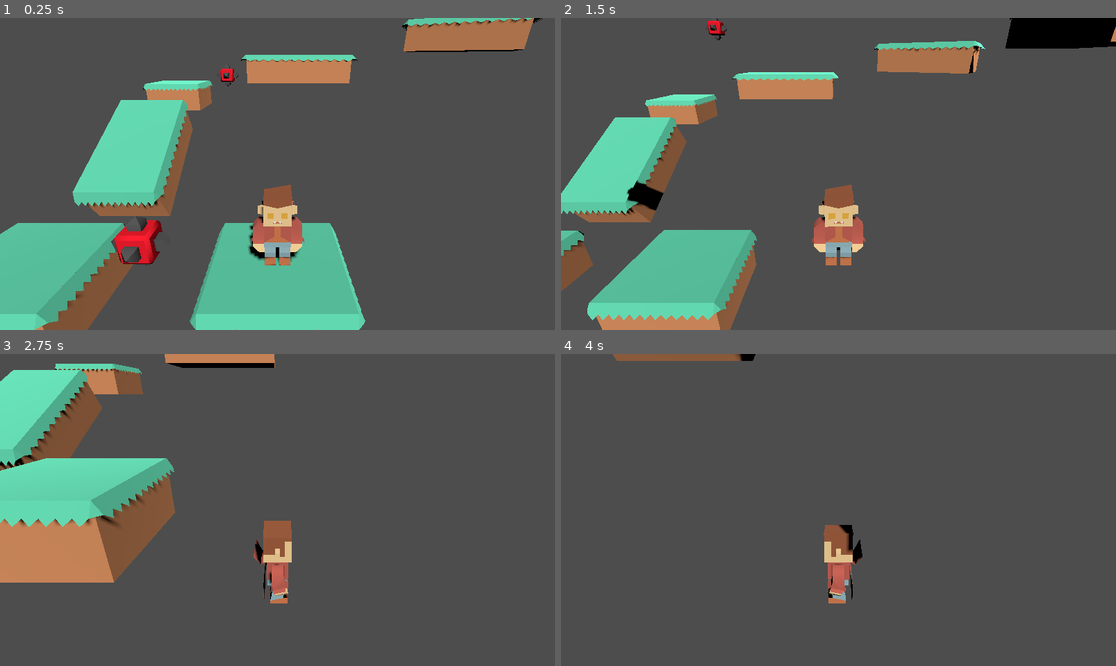
Above: before the commit, frames 1-4 (two rows, left to right).
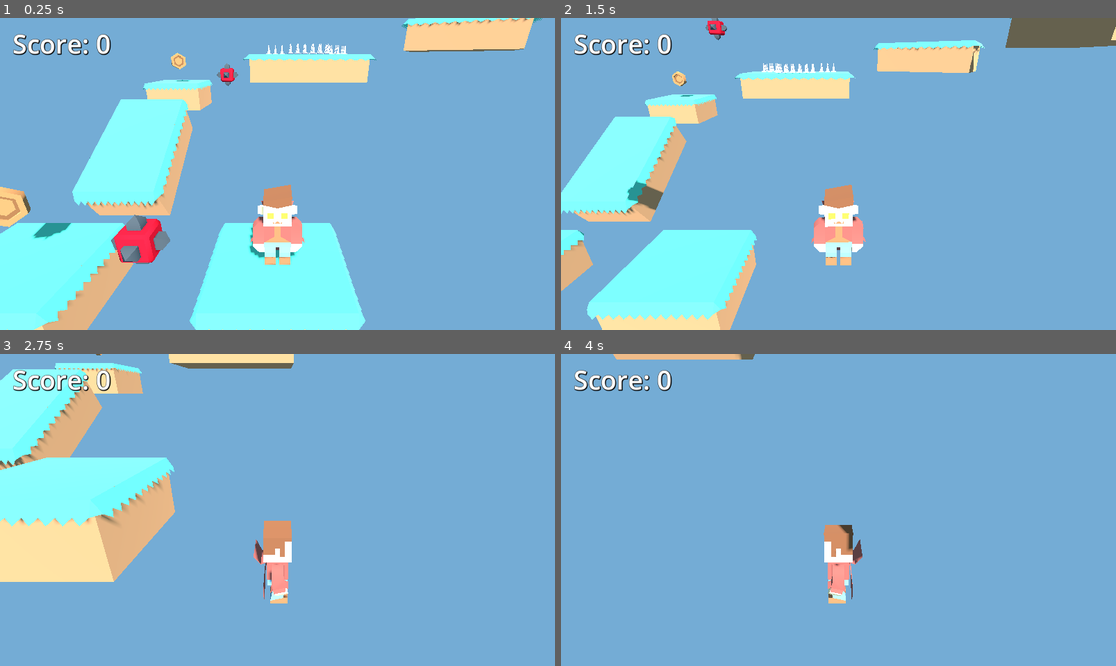
Above: after the commit, the same moments.

Repository: PhilKubz/godot_course_projects
Game: Godot game, scene res://Scenes/Levels/level_1.tscn
Two runs of this game, one before a commit and one after it. Both use one fixed random seed, a clock stepped at 60 frames per second and the inputs below. Before the commit the project starts from res://Scenes/level_1.tscn.
Inputs:
- Up to frame 1 (0.25 s): no input
- Up to frame 2 (1.5 s): hold D (move_right) 0.53-1.28 s; tap Space (jump) at 0.77 s; hold S (move_backward) from 1.28 s (still down)
- Up to frame 3 (2.75 s): tap Space (jump) at 1.52 s; release S (move_backward) at 2.03 s; hold D (move_right) from 2.03 s (still down)
- Up to frame 4 (4 s): release D (move_right) at 2.78 s; hold W (move_forward) 2.78-3.53 s; tap Space (jump) at 3.02, 3.77 s; hold A (move_left) from 3.53 s (still down)

The runs differ from the first frame. In frame 1, 100% of the frame differs, in the area x 0-100%, y 0-100%; in frame 2, 100%; in frame 3, 100%; in frame 4, 100%.

Commit message:
3D : Platformer : Hazards and Coins/Scoring system implemented

Diff:
--- /dev/null
+++ b/3D/Platformer/Scenes/Coins/coinBronze.tscn
@@ -0,0 +1,21 @@
+[gd_scene load_steps=4 format=3 uid="uid://clwl0yx3lxe3y"]
+
+[ext_resource type="Script" path="res://Scripts/coin.gd" id="1_hcn77"]
+[ext_resource type="ArrayMesh" uid="uid://del27p65jlsyp" path="res://Assets/Models/coinBronze.obj" id="2_jmbg5"]
+
+[sub_resource type="SphereShape3D" id="SphereShape3D_mavb2"]
+radius = 0.260092
+
+[node name="Coin" type="Area3D"]
+script = ExtResource("1_hcn77")
+
+[node name="Model" type="MeshInstance3D" parent="."]
+transform = Transform3D(1.5, 0, 0, 0, 1.5, 0, 0, 0, 1.5, 0, 0, 0)
+mesh = ExtResource("2_jmbg5")
+skeleton = NodePath("../..")
+
+[node name="CollisionShape3D" type="CollisionShape3D" parent="."]
+transform = Transform3D(1, 0, 0, 0, 1.05633, 0, 0, 0, 1, -0.00178993, 0.297125, 0)
+shape = SubResource("SphereShape3D_mavb2")
+
+[connection signal="body_entered" from="." to="." method="_on_body_entered"]
--- /dev/null
+++ b/3D/Platformer/Scenes/Hazards/spikes.tscn
@@ -0,0 +1,22 @@
+[gd_scene load_steps=4 format=3 uid="uid://di7nhg8cphsf7"]
+
+[ext_resource type="Script" path="res://Scripts/spikes.gd" id="1_mq4nk"]
+[ext_resource type="ArrayMesh" uid="uid://ckhit4w6oius4" path="res://Assets/Models/spikesLarge.obj" id="2_xssvb"]
+
+[sub_resource type="BoxShape3D" id="BoxShape3D_tmmnf"]
+size = Vector3(0.756946, 0.702858, 0.741984)
+
+[node name="Spikes" type="Area3D"]
+transform = Transform3D(1, 0, 0, 0, 1, 0, 0, 0, 1, -4.33736, 0, 0)
+script = ExtResource("1_mq4nk")
+
+[node name="Model" type="MeshInstance3D" parent="."]
+transform = Transform3D(1.3, 0, 0, 0, 1.3, 0, 0, 0, 1.3, 0, 0, 0)
+mesh = ExtResource("2_xssvb")
+skeleton = NodePath("../..")
+
+[node name="CollisionShape3D" type="CollisionShape3D" parent="."]
+transform = Transform3D(1, 0, 0, 0, 1, 0, 0, 0, 1, 0, 0.00140461, 0)
+shape = SubResource("BoxShape3D_tmmnf")
+
+[connection signal="body_entered" from="." to="." method="_on_body_entered"]
--- /dev/null
+++ b/3D/Platformer/Scenes/Levels/level_1.tscn
@@ -0,0 +1,74 @@
+[gd_scene load_steps=7 format=3 uid="uid://fj44clei0uje"]
+
+[ext_resource type="PackedScene" uid="uid://dtwkvhbmt0eck" path="res://Scenes/Platforms/platform_large.tscn" id="1_pbhjw"]
+[ext_resource type="PackedScene" uid="uid://6wkesjwnusfs" path="res://Scenes/player.tscn" id="2_jpvuo"]
+[ext_resource type="PackedScene" uid="uid://fxg2xw3d6iqr" path="res://Scenes/Hazards/enemy.tscn" id="3_00vpk"]
+[ext_resource type="PackedScene" uid="uid://di7nhg8cphsf7" path="res://Scenes/Hazards/spikes.tscn" id="4_wbjym"]
+[ext_resource type="PackedScene" uid="uid://clwl0yx3lxe3y" path="res://Scenes/Coins/coinBronze.tscn" id="5_u2iot"]
+
+[sub_resource type="Environment" id="Environment_cc3de"]
+background_mode = 1
+background_color = Color(0.454902, 0.67451, 0.835294, 1)
+
+[node name="Main" type="Node3D"]
+
+[node name="Platforms" type="Node" parent="."]
+
+[node name="PlatformLarge" parent="Platforms" instance=ExtResource("1_pbhjw")]
+transform = Transform3D(1, 0, 0, 0, 1, 0, 0, 0, 1, 0, -1.00968, 0)
+
+[node name="PlatformLarge2" parent="Platforms" instance=ExtResource("1_pbhjw")]
+transform = Transform3D(1, 0, 0, 0, 1, 0, 0, 0, 1, -3.96151, -1.01255, 0.00108242)
+
+[node name="PlatformLarge4" parent="Platforms" instance=ExtResource("1_pbhjw")]
+transform = Transform3D(1, 0, 0, 0, 1, 0, 0, 0, 1, -4.03986, 1.0241, -8.39647)
+
+[node name="PlatformLarge5" parent="Platforms" instance=ExtResource("1_pbhjw")]
+transform = Transform3D(2.25555, 0, 0, 0, 1, 0, 0, 0, 1.06445, 1.20507, 2.05077, -8.6674)
+
+[node name="PlatformLarge6" parent="Platforms" instance=ExtResource("1_pbhjw")]
+transform = Transform3D(1.43897, 0, -0.516982, 0, 1, 0, 0.86907, 0, 0.855996, 6.4856, 3.15702, -7.26843)
+
+[node name="PlatformLarge7" parent="Platforms" instance=ExtResource("1_pbhjw")]
+transform = Transform3D(-7.34808e-08, 0, 1, 0, 1, 0, -1.68105, 0, -4.37114e-08, 8.93741, 3.896, -2.94497)
+
+[node name="PlatformLarge3" parent="Platforms" instance=ExtResource("1_pbhjw")]
+transform = Transform3D(0.999999, 0, 0, 0, 1.09621, -0.906119, 0, 0.661668, 1.5012, -4.06049, -0.328016, -4.7411)
+
+[node name="DirectionalLight3D" type="DirectionalLight3D" parent="."]
+transform = Transform3D(0.972435, -0.15738, 0.172051, -1.23604e-09, 0.737867, 0.674947, -0.233174, -0.656342, 0.717527, 5.43467, 5.27545, 3.9545)
+shadow_enabled = true
+
+[node name="Player" parent="." instance=ExtResource("2_jpvuo")]
+
+[node name="Hazards" type="Node" parent="."]
+
+[node name="Enemy3" parent="Hazards" instance=ExtResource("3_00vpk")]
+transform = Transform3D(0.905131, 0, 0.425132, 0, 1, 0, -0.425132, 0, 0.905131, 6.93362, 4.45818, -5.24988)
+move_dir = Vector3(3, 0, 0)
+
+[node name="Enemy" parent="Hazards" instance=ExtResource("3_00vpk")]
+
+[node name="Enemy2" parent="Hazards" instance=ExtResource("3_00vpk")]
+transform = Transform3D(1, 0, 0, 0, 1, 0, 0, 0, 1, -2.05887, 1.28288, -8.46669)
+
+[node name="Spikes" parent="Hazards" instance=ExtResource("4_wbjym")]
+transform = Transform3D(1, 0, 0, 0, 1, 0, 0, 0, 1, -0.08583, 3.07126, -9.192)
+
+[node name="Spikes5" parent="Hazards" instance=ExtResource("4_wbjym")]
+transform = Transform3D(1, 0, 0, 0, 1, 0, 0, 0, 1, 2.50217, 3.07126, -9.14812)
+
+[node name="Spikes3" parent="Hazards" instance=ExtResource("4_wbjym")]
+transform = Transform3D(1, 0, 0, 0, 1, 0, 0, 0, 1, 0.778223, 3.07126, -8.12991)
+
+[node name="Spikes4" parent="Hazards" instance=ExtResource("4_wbjym")]
+transform = Transform3D(1, 0, 0, 0, 1, 0, 0, 0, 1, 1.63771, 3.07126, -8.14434)
+
+[node name="CoinBronze" parent="." instance=ExtResource("5_u2iot")]
+transform = Transform3D(1, 0, 0, 0, 1, 0, 0, 0, 1, -3.94315, 0.417998, 0)
+
+[node name="CoinBronze2" parent="." instance=ExtResource("5_u2iot")]
+transform = Transform3D(1, 0, 0, 0, 1, 0, 0, 0, 1, -3.94315, 2.30865, -8.27658)
+
+[node name="WorldEnvironment" type="WorldEnvironment" parent="."]
+environment = SubResource("Environment_cc3de")
--- a/3D/Platformer/Scenes/Platforms/platform_large.tscn
+++ b/3D/Platformer/Scenes/Platforms/platform_large.tscn
@@ -13,5 +13,5 @@
 skeleton = NodePath("../..")
 
 [node name="CollisionShape3D" type="CollisionShape3D" parent="."]
-transform = Transform3D(0.971483, 0, 0, 0, 1.00612, 0, 0, 0, 2.01163, -0.0132282, 0.494861, 0)
+transform = Transform3D(0.971483, 0, 0, 0, 1.00612, 0, 0, 0, 2.01163, -0.0132282, 0.486979, 0)
 shape = SubResource("BoxShape3D_ueqfc")
--- a/3D/Platformer/Scenes/level_1.tscn
+++ /dev/null
@@ -1,41 +0,0 @@
-[gd_scene load_steps=4 format=3 uid="uid://fj44clei0uje"]
-
-[ext_resource type="PackedScene" uid="uid://dtwkvhbmt0eck" path="res://Scenes/Platforms/platform_large.tscn" id="1_hknus"]
-[ext_resource type="PackedScene" uid="uid://6wkesjwnusfs" path="res://Scenes/player.tscn" id="2_ycf3n"]
-[ext_resource type="PackedScene" uid="uid://fxg2xw3d6iqr" path="res://Scenes/enemy.tscn" id="3_ug218"]
-
-[node name="Main" type="Node3D"]
-
-[node name="Platforms" type="Node" parent="."]
-
-[node name="PlatformLarge" parent="Platforms" instance=ExtResource("1_hknus")]
-transform = Transform3D(1, 0, 0, 0, 1, 0, 0, 0, 1, 0, -1.00063, 0)
-
-[node name="PlatformLarge2" parent="Platforms" instance=ExtResource("1_hknus")]
-transform = Transform3D(1, 0, 0, 0, 1, 0, 0, 0, 1, -3.96151, -1.00063, 0.00108242)
-
-[node name="PlatformLarge4" parent="Platforms" instance=ExtResource("1_hknus")]
-transform = Transform3D(1, 0, 0, 0, 1, 0, 0, 0, 1, -4.03986, 1.0241, -8.39647)
-
-[node name="PlatformLarge5" parent="Platforms" instance=ExtResource("1_hknus")]
-transform = Transform3D(1.95293, 0, 0, 0, 1, 0, 0, 0, 1, 0.797664, 2.05077, -8.49343)
-
-[node name="PlatformLarge6" parent="Platforms" instance=ExtResource("1_hknus")]
-transform = Transform3D(1.43897, 0, -0.516982, 0, 1, 0, 0.86907, 0, 0.855996, 6.4856, 3.15702, -7.26843)
-
-[node name="PlatformLarge7" parent="Platforms" instance=ExtResource("1_hknus")]
-transform = Transform3D(-7.34808e-08, 0, 1, 0, 1, 0, -1.68105, 0, -4.37114e-08, 8.93741, 3.896, -2.94497)
-
-[node name="PlatformLarge3" parent="Platforms" instance=ExtResource("1_hknus")]
-transform = Transform3D(0.999999, 0, 0, 0, 1.09621, -0.906119, 0, 0.661668, 1.5012, -4.06049, -0.328016, -4.7411)
-
-[node name="DirectionalLight3D" type="DirectionalLight3D" parent="."]
-transform = Transform3D(0.972435, -0.15738, 0.172051, -1.23604e-09, 0.737867, 0.674947, -0.233174, -0.656342, 0.717527, 5.43467, 5.27545, 3.9545)
-shadow_enabled = true
-
-[node name="Player" parent="." instance=ExtResource("2_ycf3n")]
-
-[node name="Enemy" parent="." instance=ExtResource("3_ug218")]
-
-[node name="Enemy2" parent="." instance=ExtResource("3_ug218")]
-transform = Transform3D(1, 0, 0, 0, 1, 0, 0, 0, 1, -2.05887, 1.28288, -8.46669)
--- a/3D/Platformer/Scenes/player.tscn
+++ b/3D/Platformer/Scenes/player.tscn
@@ -6,6 +6,13 @@
 [sub_resource type="CapsuleShape3D" id="CapsuleShape3D_d4u5u"]
 radius = 0.3
 height = 1.53394
+
+[sub_resource type="LabelSettings" id="LabelSettings_jqbuy"]
+font_size = 54
+outline_size = 3
+outline_color = Color(0.298039, 0.298039, 0.298039, 1)
+shadow_size = 5
+shadow_color = Color(0, 0, 0, 1)
 
 [node name="Player" type="CharacterBody3D" groups=["Player"]]
 transform = Transform3D(1, 0, 0, 0, 1, 0, 0, 0, 1, 0, 0.00279546, 0)
@@ -22,3 +29,11 @@
 [node name="Camera3D" type="Camera3D" parent="."]
 transform = Transform3D(1, 0, 0, 0, 0.921131, 0.389253, 0, -0.389253, 0.921131, 0, 2.87367, 3.38823)
 fov = 60.0
+
+[node name="ScoreText" type="Label" parent="."]
+offset_left = 26.0
+offset_top = 16.0
+offset_right = 150.0
+offset_bottom = 78.0
+text = "Score: 0"
+label_settings = SubResource("LabelSettings_jqbuy")
--- /dev/null
+++ b/3D/Platformer/Scripts/coin.gd
@@ -0,0 +1,21 @@
+extends Area3D
+
+var spin_speed : float = 2.0
+var bob_height : float = 0.2
+var bob_speed : float = 5.0
+
+@onready var start_y : float = global_position.y
+var t : float = 0.0
+
+func _process(delta):
+	rotate(Vector3.UP, spin_speed * delta)
+
+	t += delta
+	var d = (sin(t * bob_speed) + 1) / 2
+	global_position.y = start_y + (d * bob_height)
+
+func _on_body_entered(body):
+	if body.is_in_group("Player"):
+		body.add_score(1)
+		print(body.score)
+		queue_free()
--- a/3D/Platformer/Scripts/player.gd
+++ b/3D/Platformer/Scripts/player.gd
@@ -1,12 +1,14 @@
 extends CharacterBody3D
 
 @onready var model : MeshInstance3D = get_node("Model")
+@onready var score_text : Label = get_node("ScoreText")
 
 @export var move_speed : float = 4.0
 @export var jump_force : float = 8.0
 @export var gravity : float = 20.0
 
 var facing_angle : float
+var score : int
 
 func _physics_process(delta):
 	# Apply gravity when in the air
@@ -38,6 +40,11 @@
 		level_restart()
 
 
+func add_score(amount):
+	score += amount
+	score_text.text = str("Score: ", score)
+#	score_text.text = ("Score: ") + str(score)
+
 
 func level_restart():
 	get_tree().reload_current_scene()
--- /dev/null
+++ b/3D/Platformer/Scripts/spikes.gd
@@ -0,0 +1,6 @@
+extends Area3D
+
+
+func _on_body_entered(body):
+	if body.is_in_group("Player"):
+		body.level_restart()
--- a/3D/Platformer/project.godot
+++ b/3D/Platformer/project.godot
@@ -11,7 +11,7 @@
 [application]
 
 config/name="Platformer"
-run/main_scene="res://Scenes/level_1.tscn"
+run/main_scene="res://Scenes/Levels/level_1.tscn"
 config/features=PackedStringArray("4.1", "Forward Plus")
 config/icon="res://icon.svg"
 
Renamed: 3D/Platformer/Scenes/enemy.tscn -> 3D/Platformer/Scenes/Hazards/enemy.tscn
Not shown: 1 places in 3D/Platformer/Scenes/player.tscn that only renumber resources
